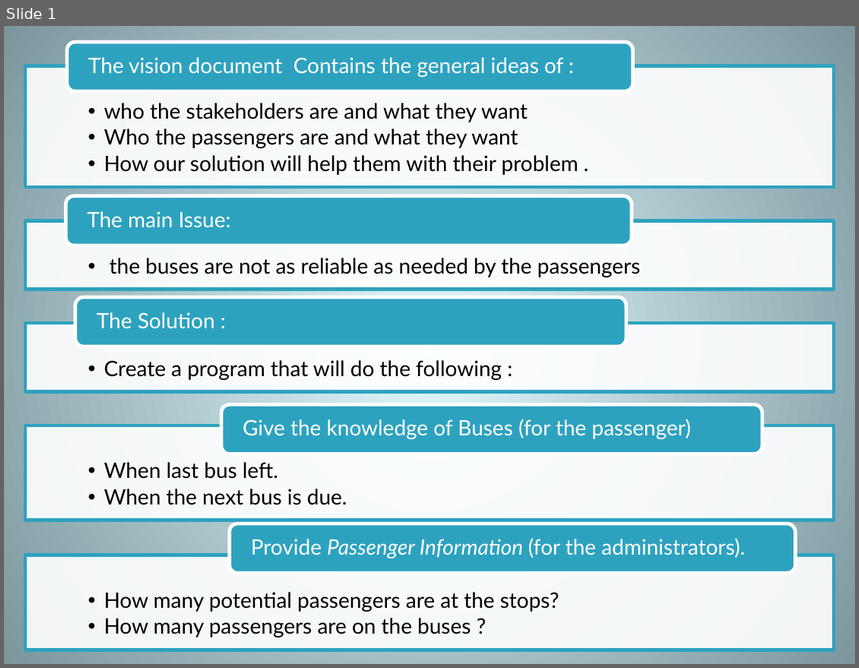
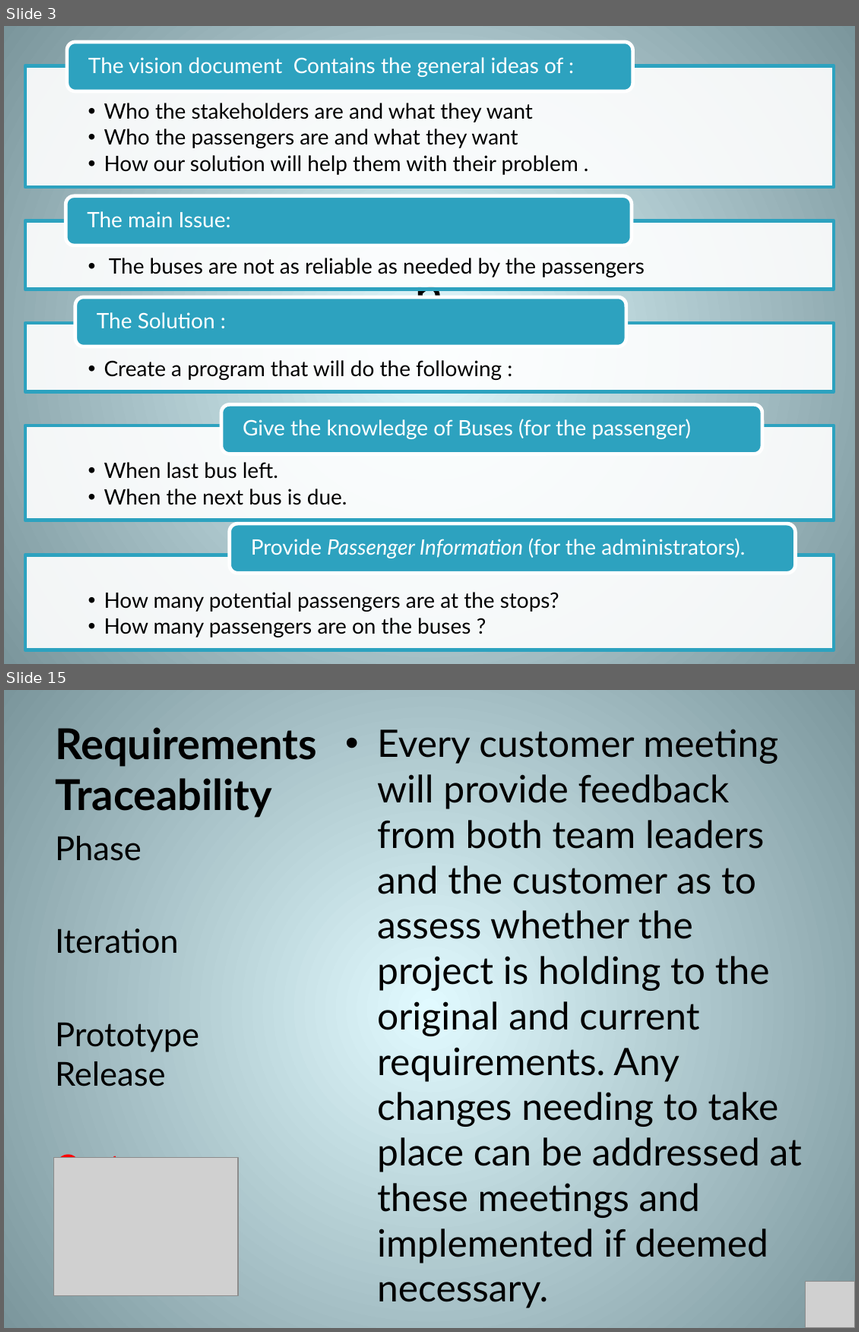
Before and after one commit to hjc/JagTrack, a slide deck: LCO_Brief_Placeholder/SEFornofCompiling1.pptx. Shown one above the other, each under a label of ours: slide 1 before the commit, slides 3 and 15 after it; the slides between them are not shown. The pictures are 859x668 and 859x1332 pixels, drawn with LibreOffice and Linux fonts; fonts in the diff are those of the drawing; grey boxes stand for pictures. Boxes give left, top, right and bottom in pixels: in the first picture for what was removed or moved away, otherwise in the second. Text is boxed around its words. In the diff, an @@ line names an element or a change of style, - is before the commit and + after.

```diff
--- a/LCO_Brief_Placeholder/SEFornofCompiling1.pptx
+++ b/LCO_Brief_Placeholder/SEFornofCompiling1.pptx
@@ slide 15 added at box(4, 690, 855, 1328), background gradient #E1FAFF to #7B969C @@
@@ title added at box(55, 727, 317, 818), 36 pt, text #000000, bold @@
+Requirements Traceability
@@ text added at box(377, 729, 802, 1264), 32 pt, text #000000 @@
+• Every customer meeting will provide feedback from both team leaders and the customer as to assess whether the project is holding to the original and current requirements. Any changes needing to take place can be addressed at these meetings and implemented if deemed necessary.
@@ text added at box(55, 836, 199, 1158), 28 pt, text #000000 @@
+Phase
+Iteration
+Prototype Release
+Customer Meeting
@@ picture added at box(53, 1157, 238, 1296) @@
@@ picture added at box(806, 1281, 855, 1328) @@
@@ what was slide 1 is now slide 3 @@
@@ slide 3 changed as well @@
@@ text at box(104, 103, 533, 123): text changed @@
-  •• who the stakeholders are and what they want
+  •• Who the stakeholders are and what they want
@@ text at box(109, 258, 645, 278): text changed @@
-  •• the buses are not as reliable as needed by the passengers
+  •• The buses are not as reliable as needed by the passengers
@@ title added at box(415, 268, 444, 300), 44 pt, text #000000 @@
+n
```
Also in this commit, not shown: 19 other slides added, 5 other files.
